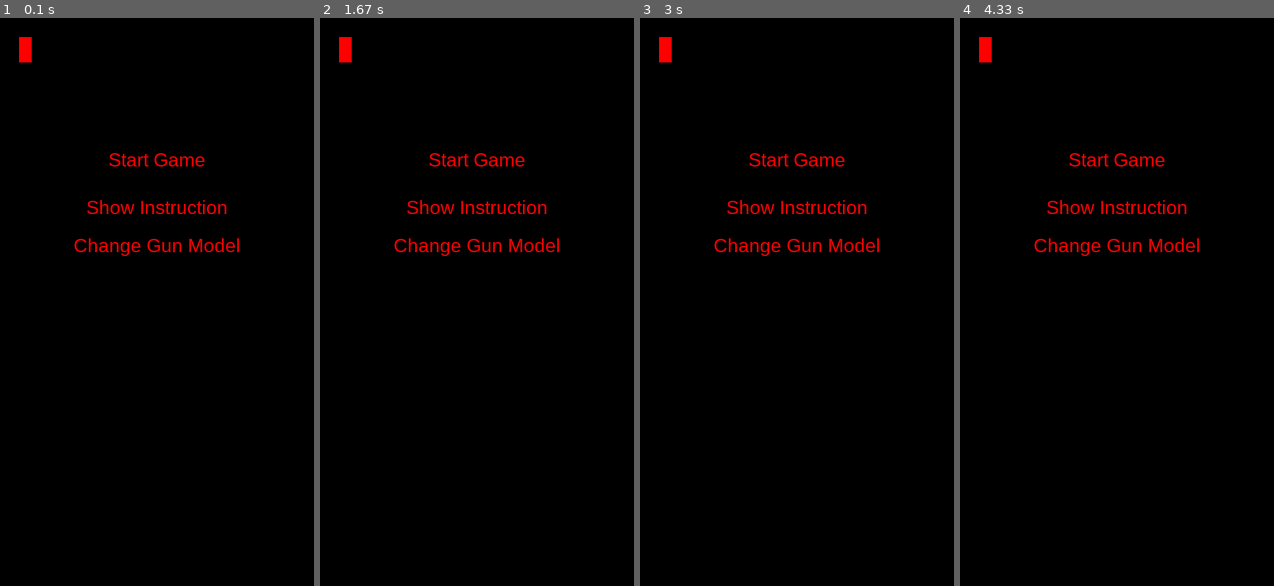
Above: before the commit, frames 1-4 (left to right).
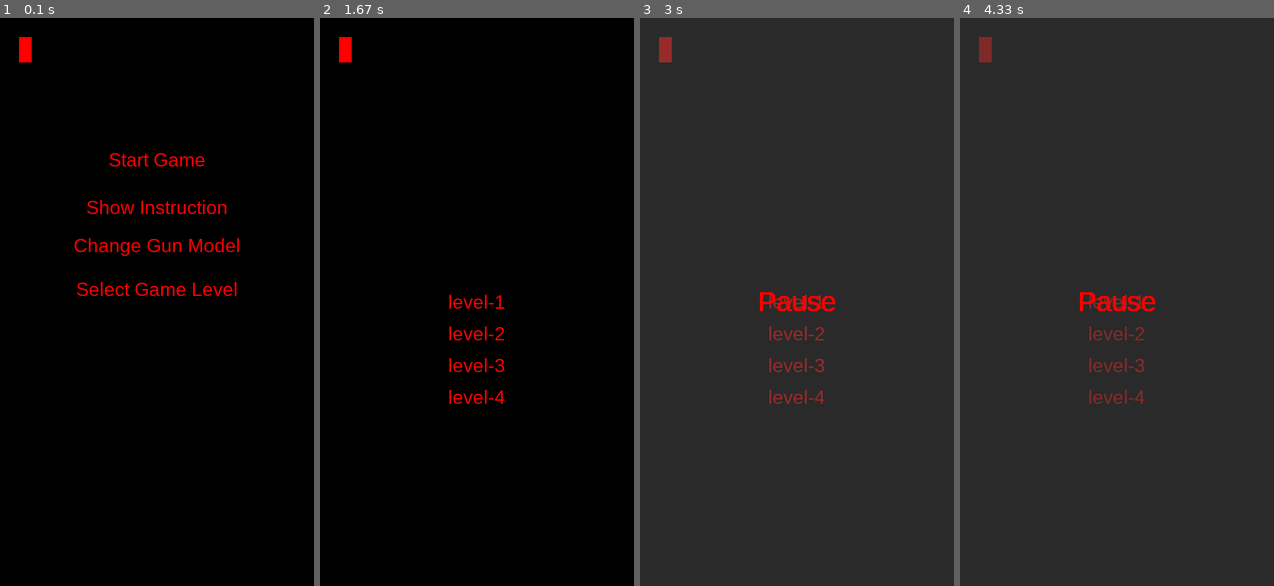
Above: after the commit, the same moments.

Repository: IlyaBulatau/shooter-pygame
Game: pygame game, started from main.py
Same seed, same stepped clock (60 frames per second), same inputs: the game is played once before the commit and once after it.
Inputs (mouse positions are in pixels of both pictures, inside the frame that each line leads up to):
- Up to frame 1 (0.1 s): no input
- Up to frame 2 (1.67 s): click "Start Game" at 0.38 s; click (354, 557) at 0.72 s; click (477, 290) at 1.05 s, where only the run after the commit has a clickable "Select Game Level"; click (477, 302) at 1.38 s, where only the run after the commit has a clickable "level-1"
- Up to frame 3 (3 s): tap Q at 1.67 s
- Up to frame 4 (4.33 s): no input

The runs differ from the first frame. In frame 1, 0.4% of the frame differs, in the area x 24-76%, y 46-49%; in frame 2, 1.7%; in frame 3, 100%, in the area x 0-100%, y 0-100%; in frame 4, 100%.

Commit message:
blank for levels

Diff:
--- a/main.py
+++ b/main.py
@@ -2,15 +2,19 @@
 
 import random
 import sys
-import time
 
 from constant import FPS, W, H, path_to_image
 from gan import Gan, Shell
 from mob import Mob
 from menu import Menu
 
-# TODO - сделать уровни
+# TODO - сделать систему уровней:
+# - первый уровень обычная игра
+# - второй меньше мобов, добавить мобов которые могут стрелять
+# - третий больше мобов которые чаще стреляют + леетящие навстречу аптечки
+# - четверты у мобов несколько жизней, супер мобы при столкновении с которыми сразу умираешь, летящий кейс который, при подборе, уничтожает всех мобов на карте
 #TODO - рендеринг
+
 
 pygame.init()
 class Manager:
@@ -31,6 +35,7 @@
         self.game_state = 'main' # состояние игры
         self.timer = pygame.time.get_ticks() # таймер отслеживания времени для увеличения скорости мобов
         self.font = pygame.font.SysFont('arial', 18)
+        self.level = 1
 
     def show_menu_exit_button(self):
         '''
@@ -51,12 +56,10 @@
         for mob in mobs_sprite:
             mob.speed = random.randint(x, y)
 
-
     def game_timer(self):
         '''
         Функция увеличивает скорость мобов со временем игры
         '''
-
         self.timer += 1
         if 500 < self.timer < 900:
            self.up_speed_mobs(11, 14)
@@ -93,20 +96,35 @@
                 elif event.key == pygame.K_q and self.game_state != 'run' and self.game_state != 'main':
                     self.game_state = 'run'
             # события мыши не во время игры
-            elif event.type == pygame.MOUSEBUTTONDOWN and self.game_state != 'run':
+            elif event.type == pygame.MOUSEBUTTONDOWN and self.game_state != 'run' and self.game_state != 'pause':
                 if menu.show_start_game().collidepoint(event.pos) and self.game_state != 'instruction' and self.game_state != 'change-model':
                     self.game_state = 'run'
                 elif menu.buttom_back_menu().collidepoint(event.pos):
                     self.game_state = 'main'
-                elif menu.show_instruction().collidepoint(event.pos) and self.game_state != 'change-model':
+                elif menu.show_instruction().collidepoint(event.pos) and self.game_state != 'change-model' and self.game_state != 'level-select':
                     self.game_state = 'instruction'
-                elif menu.show_change_gun_model().collidepoint(event.pos) and self.game_state != 'instruction':
+                elif menu.show_change_gun_model().collidepoint(event.pos) and self.game_state != 'instruction' and self.game_state != 'level-select':
                     self.game_state = 'change-model'
+                elif menu.show_level_select().collidepoint(event.pos) and self.game_state != 'change-model' and self.game_state != 'instruction':
+                    self.game_state = 'level-select'
                 self.model_gun(event)
+                self.choose_level(event)
             # события мыши во время игры
             elif event.type == pygame.MOUSEBUTTONDOWN and self.game_state == 'run' and self.show_menu_exit_button().collidepoint(event.pos):
                     self.game_state = 'stop'
 
+    def choose_level(self, event):
+        '''
+        Отвечает за выбор уровня при нажатии мышкой
+        '''
+        if menu.level_selected()[0].collidepoint(event.pos) and self.game_state == 'level-select':
+            self.level = 1
+        elif menu.level_selected()[1].collidepoint(event.pos) and self.game_state == 'level-select':
+            self.level = 2
+        elif menu.level_selected()[2].collidepoint(event.pos) and self.game_state == 'level-select':
+            self.level = 3
+        elif menu.level_selected()[3].collidepoint(event.pos) and self.game_state == 'level-select':
+            self.level = 4
 
     def model_gun(self, event):
         '''
@@ -123,7 +141,6 @@
 
         elif menu.change_model()[3].collidepoint(event.pos) and self.game_state == 'change-model':
             gan.fourth_model()
-
 
     def game_pause(self):
         '''
@@ -240,6 +257,7 @@
             menu.show_start_game()
             menu.show_instruction()
             menu.show_change_gun_model()
+            menu.show_level_select()
             self.window_update()
         elif self.game_state == 'instruction':
             self.game_cycle()
@@ -248,13 +266,13 @@
         elif self.game_state == 'change-model':
             self.game_cycle()
             menu.change_model()
+            self.window_update()
+        elif self.game_state == 'level-select':
+            self.game_cycle()
+            menu.level_selected()
             self.window_update()
         elif self.game_state == 'stop': # если игра закончилась
             self.new_game()
-
-
-
-
 
 manager = Manager()
 
--- a/menu.py
+++ b/menu.py
@@ -95,10 +95,29 @@
             rects.append(rect)
         return rects
 
+    def show_level_select(self):
+        '''
+        Предлагает выбрать уровень игры
+        '''
+        font = self.font
+        text = font.render('Select Game Level', 1, (255, 0, 0))
+        rect = text.get_rect()
+        rect.center = W//2, H//2 - 20
+        self.window.blit(text, rect)
+        return rect
 
-
-    def show_best_result(self):
-        '''
-        Предлагает просмотреть результаты
-        '''
-        ...
+    def level_selected(self):
+        self.window.fill((0, 0, 0))
+        self.buttom_back_menu()
+        levels = ['level-1', 'level-2', 'level-3', 'level-4']
+        rects = []
+        space_line = 0
+        for level in levels:
+            font = self.font
+            text = font.render(level, 1, (255, 0, 0))
+            rect = text.get_rect()
+            rect.center = W//2, H//2 + space_line
+            self.window.blit(text, rect)
+            space_line += 50
+            rects.append(rect)
+        return rects
